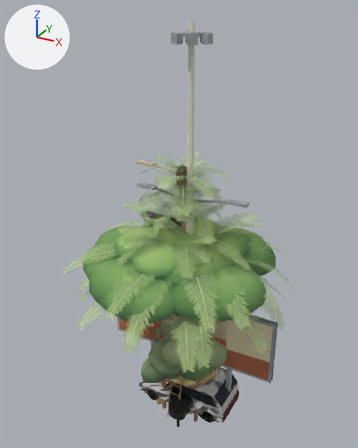
Before and after pictures for a commit that changed the FBX model Assets/_Project/Visuals/CampusWorld/Models/Dressing_Prototypes.fbx.
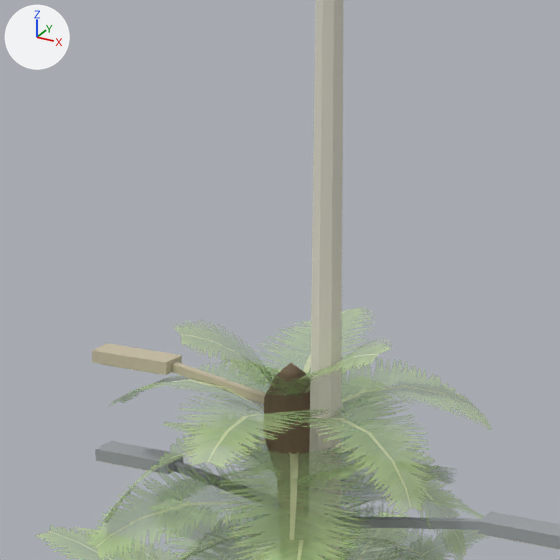
The first picture shows the older version from a 50 mm camera at (8.65, -16.67, 17.47) aimed at (-0.6, 0.15, 9.05). The close-ups show the older and then the newer version on the part from 32% to 68% of the width and 18% to 47% of the height of that picture. Only the edits that show in the close-ups are written down. Every picture has the same lights, and +X, +Y and +Z are marked at upper left. Where no turn or scale is listed for an object, it has been applied to the vertices.

Objects in the first close-up: 'Prop_LampAvenue', 'Prop_LampMarginal', 'Prop_LampMast', 'Veg_FanPalm', 'Veg_FanPalm_B', 'Veg_Palm', 'Veg_Palm_B', 'Veg_SlimPalm'.
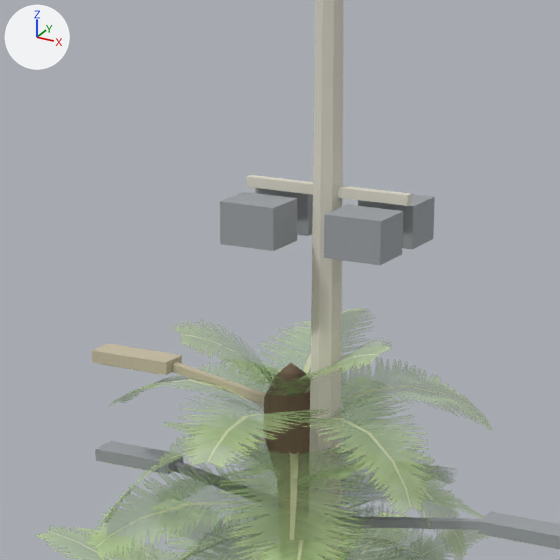
Pixel boxes [x1, y1, x2, y2] of what changed, in the close-ups (560 x 560 px):
'Prop_FloodMast', added: after [220, 175, 435, 265]

The change, as a list of edits to the scene's bpy script:
```text
Add me_prop_floodmast_001:
    me_prop_floodmast_001.from_pydata(...)  # 76 vertices, 86 faces; spans x -0.8..0.8, y -0.54..0.54, z -0.2..13.5
    me_prop_floodmast_001.materials.append(mat_w_street_palette)  # picture img_street_palette_albedo_png
Add ob_prop_floodmast:
    ob_prop_floodmast = bpy.data.objects.new('Prop_FloodMast', me_prop_floodmast_001)
    ob_prop_floodmast.location = (0.0, 0.0, 0.0)
```
